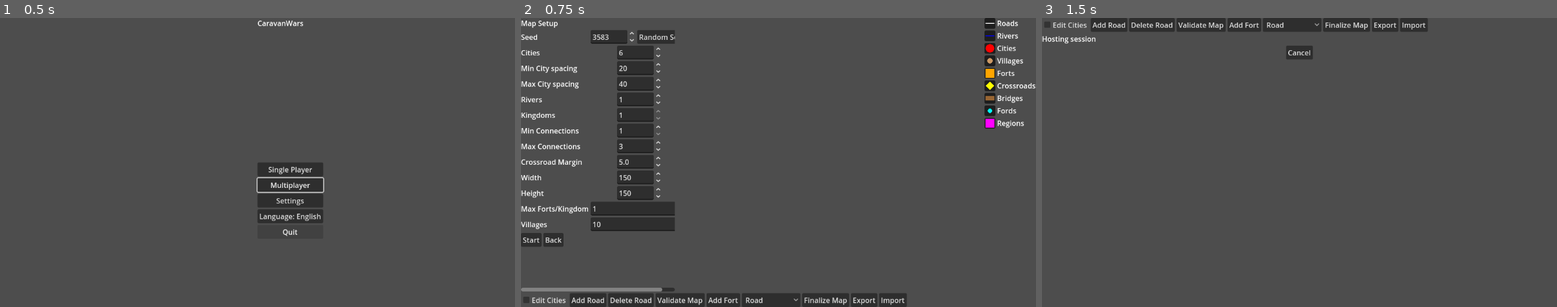
Above: before the commit, frames 1-3 (left to right).
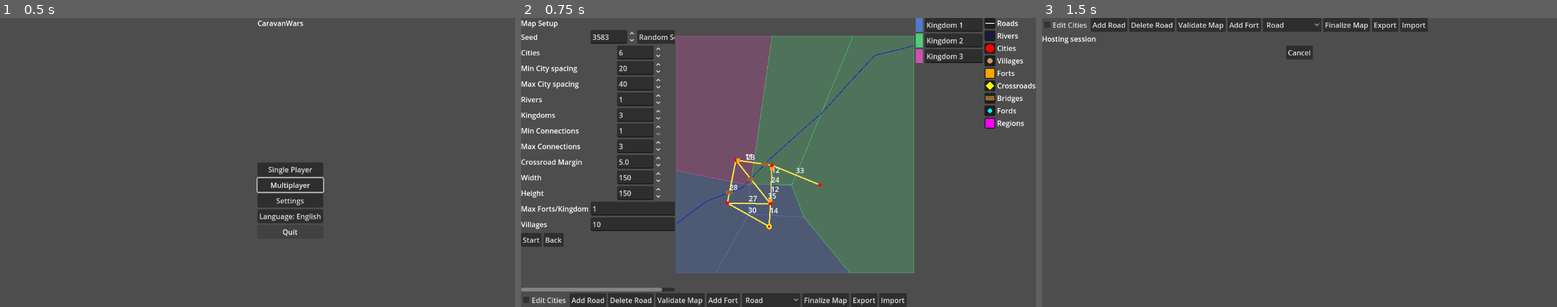
Above: after the commit, the same moments.

Repository: sepa79/CaravanWars
Game: Godot game, scene res://scenes/Main.tscn
Two runs of this game, one before a commit and one after it. Both use one fixed random seed, a clock stepped at 60 frames per second and the inputs below.
Inputs:
- Up to frame 1 (0.5 s): no input
- Up to frame 2 (0.75 s): click "Single Player" at 0.5 s
- Up to frame 3 (1.5 s): click "Start" at 1.25 s

Frame 1 is identical in both runs. In frame 2, 40% of the frame differs, in the area x 19-90%, y 0-89%; in frame 3, nothing differs.
Error before the commit: Trying to assign an array of type "Array" to a variable of type "Array[int]". (res://mapgen/MapGenerator.gd:108)

Commit message:
fix: type capitals array

Diff:
--- a/game/mapgen/MapGenerator.gd
+++ b/game/mapgen/MapGenerator.gd
@@ -105,8 +105,11 @@
             city_margin
         )
         cities.append_array(extra)
-    var capitals: Array[int] = city_info.get("capitals", [] as Array[int])
-    capitals = capitals.filter(func(i): return i < params.city_count) as Array[int]
+    var capitals: Array[int] = []
+    for i in city_info.get("capitals", []):
+        var idx: int = int(i)
+        if idx < params.city_count:
+            capitals.append(idx)
     map_data["cities"] = cities
     map_data["villages"] = villages
     map_data["capitals"] = capitals
Not shown, changed: CHANGELOG.md
